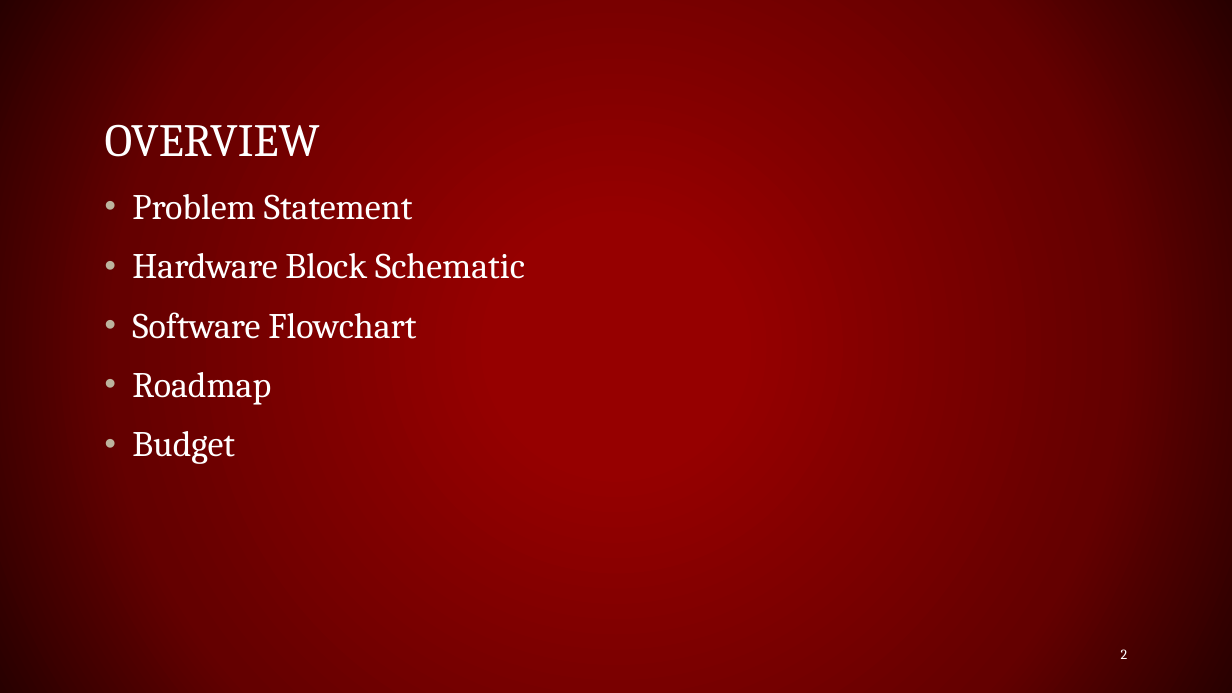
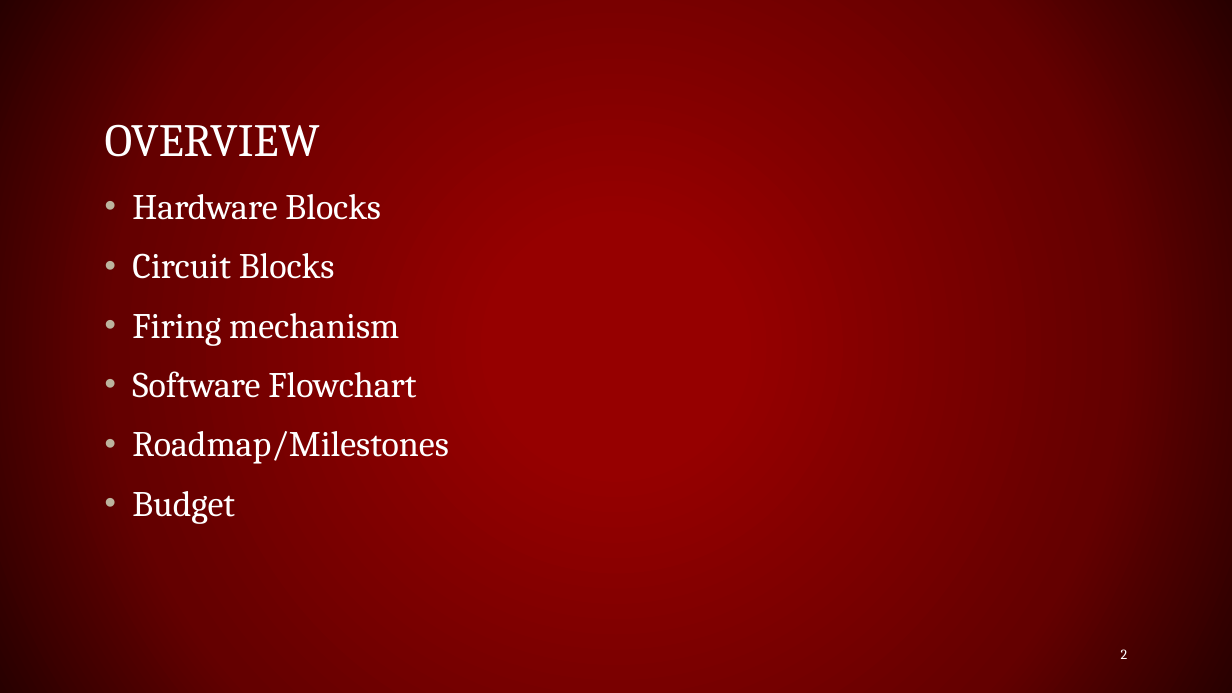
Before and after one commit to lmilam/Project-Lab-1-Group-4-, a slide deck: slide 2 of Group4Prez.pptx. Drawn at 1232x693 pixels with LibreOffice and Linux fonts; fonts in the diff are those of the drawing. Boxes give left, top, right and bottom in pixels: in the first picture for what was removed or moved away, otherwise in the second. Text is boxed around its words. In the diff, an @@ line names an element or a change of style, - is before the commit and + after.

```diff
--- a/Group4Prez.pptx
+++ b/Group4Prez.pptx
@@ text at [132,194,399,346]: text changed @@
-• Problem Statement
-• Hardware Block Schematic
+• Hardware Blocks
+• Circuit Blocks
+• Firing mechanism
@@ text at [132,431,448,464]: text changed @@
-• Roadmap
+• Roadmap/Milestones
```
Also in this commit, not shown: 5 other slides changed, 1 slide added, 1 slide removed.
